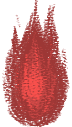
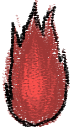
Layer changes from the first 72x127 image to the second:
added layer "Layer 4" above "Layer 3" over [4,2,70,127]
